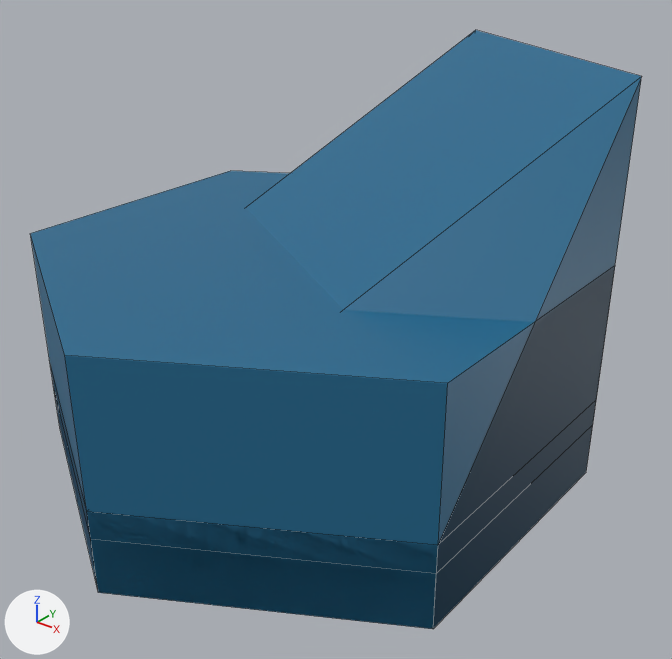
The Blender file models/base_game/tiles/deep_water_tile.blend: old version first, new version second.
Both versions are drawn from a 50 mm camera at (1.91, -2.25, 1.93) aimed at (0.12, -0.01, 0.54). Every picture has the same lights, and +X, +Y and +Z are marked at lower left. The picture after the commit comes second. Mesh edges are drawn as thin lines.

Objects in the first picture: 'DeepWaterStairTileWater', 'DeepWaterTile', 'DeepWaterTileHalf'.
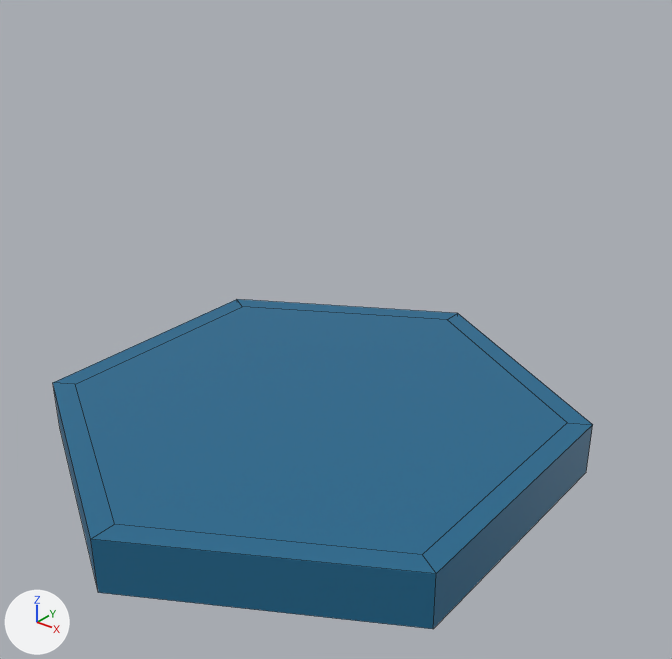
What differs and where, as boxes (x1, y1, x2, y2) in the pictures (672 x 659 px):
'DeepWaterTileHalf', hidden (blue)
    before: (30, 171, 615, 628)
'DeepWaterTile', reshaped
    before: (54, 392, 592, 629)
    after: (53, 299, 593, 629)
'DeepWaterStairTileWater', hidden (blue)
    before: (50, 30, 642, 629)
part 1 of me_cylinder, cut back (blue)
    after: (53, 299, 593, 574)

The edits, one by one:
me_cylinder is used by ob_deepwatertile; location (0.0, 0.0, 0.0).
Verts and faces of me_cylinder; kept vertices keep their numbers, new ones are numbered from 12.
Before the commit, vertices of me_cylinder: 6 (0.87, 0.5, 0.2) at pixel (592, 424), 7 (0.0, 1.0, 0.2), 8 (0.87, -0.5, 0.2) at pixel (436, 573), 9 (0.0, -1.0, 0.2) at pixel (90, 539), 10 (-0.87, -0.5, 0.2) at pixel (52, 382).
Before the commit, vertices of me_cylinder: 11 (-0.87, 0.5, 0.2).
me_cylinder had 12 vertices, 8 faces and spanned x -0.87..0.87, y -1.0..1.0, z 0.0..0.2.
me_cylinder now has 18 vertices, 14 faces and spans x -0.87..0.87, y -1.0..1.0, z 0.0..0.2.
Part 1, on me_cylinder:
Faces deleted: (6, 7, 11, 10, 9, 8).
New vertex 12 is at (0.79, 0.46, 0.2), pixel (567, 422).
New vertex 13 is at (0.0, 0.91, 0.2), pixel (447, 319).
New vertex 14 is at (0.79, -0.46, 0.2), pixel (422, 554).
New vertex 15 is at (0.0, -0.91, 0.2), pixel (114, 524).
New vertex 16 is at (-0.79, -0.46, 0.2), pixel (75, 384).
New vertex 17 is at (-0.79, 0.46, 0.2), pixel (242, 306).
New faces: (12, 13, 17, 16, 15, 14) (mat_basepalette (picture img_base_palette_png)).
New faces: (6, 7, 13, 12), (6, 12, 14, 8), (8, 14, 15, 9), (9, 15, 16, 10), (10, 16, 17, 11), (7, 11, 17, 13) (mat_basepalette_001 (picture img_base_palette_png)).
me_cylinder gains material mat_basepalette_001 (picture img_base_palette_png).
Object 'DeepWaterStairTileWater' (ob_deepwaterstairtilewater) is now hidden.
Object 'DeepWaterTileHalf' (ob_deepwatertilehalf) is now hidden.
